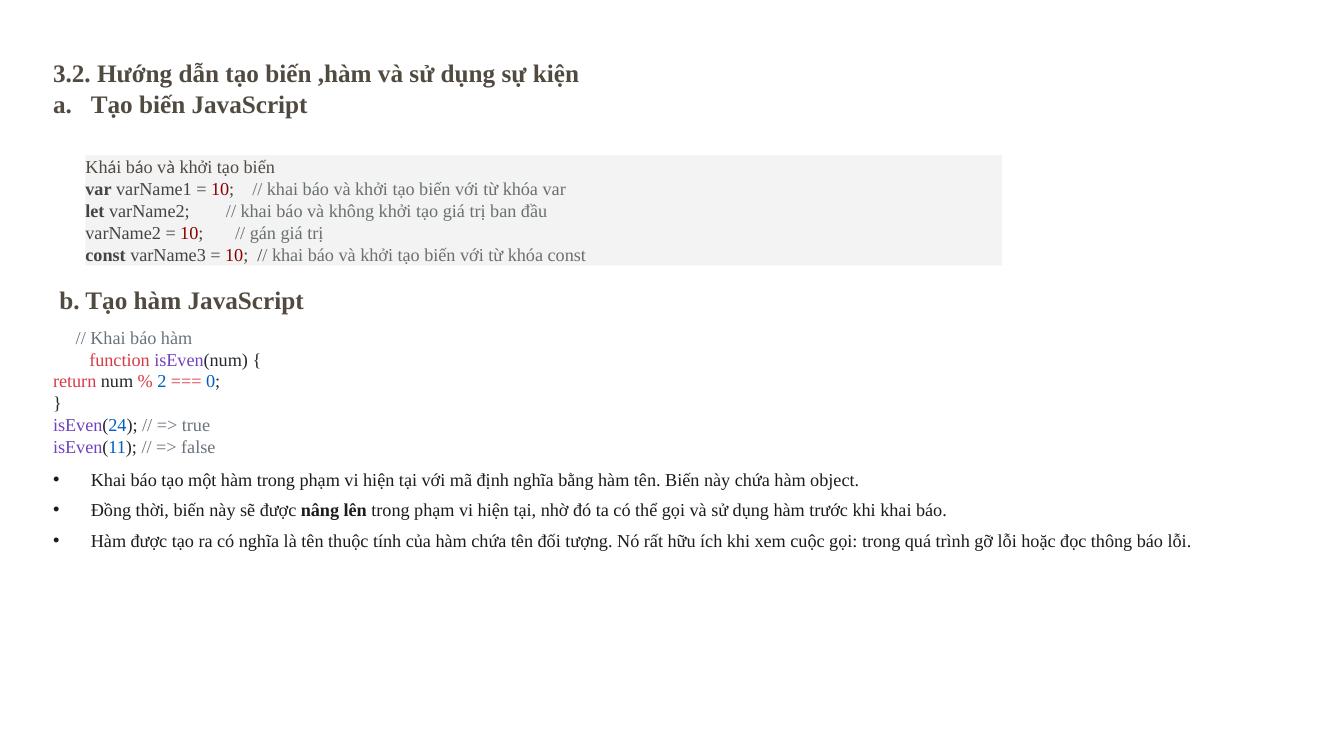
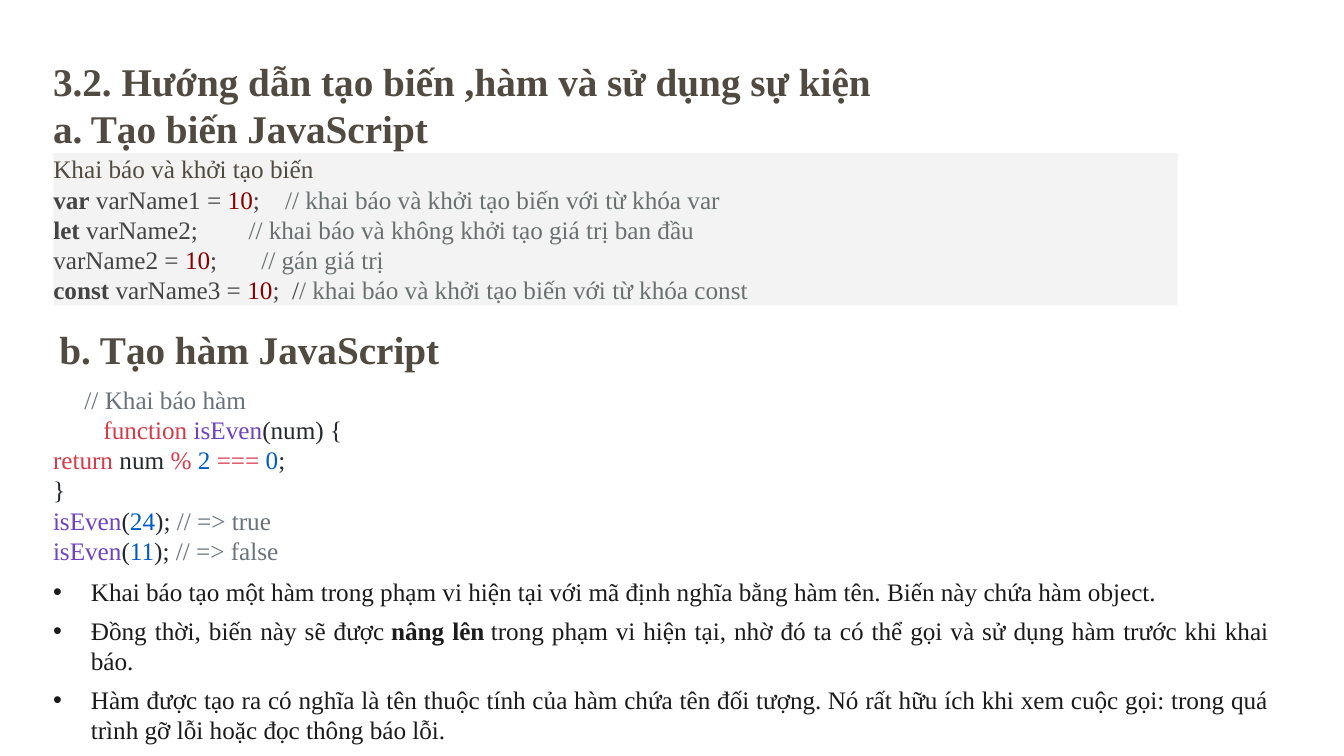
Before and after one commit to HaHung2/webnhom7, a slide deck: slide 9 of NHÓM-7-CÔNG-NGHỆ-WEB.pptx. Drawn at 1344x756 pixels with LibreOffice and Linux fonts; fonts in the diff are those of the drawing; background and template pictures are left out. Boxes give left, top, right and bottom in pixels: in the first picture for what was removed or moved away, otherwise in the second. Text is boxed around its words. In the diff, an @@ line names an element or a change of style, - is before the commit and + after.

```diff
--- a/NHÓM-7-CÔNG-NGHỆ-WEB.pptx
+++ b/NHÓM-7-CÔNG-NGHỆ-WEB.pptx
@@ text "3.2. Hướng dẫn tạo biến ..." at bbox=[53, 66, 871, 151]: size 18 to 28 pt @@
@@ text in rectangle at bbox=[53, 159, 313, 182]: text changed; size 13 to 18 pt @@
-Khái báo và khởi tạo biến
+Khai báo và khởi tạo biến
@@ rectangle "Khai báo và khởi tạo ...": place and size @@
-rectangle "Khai báo và khởi tạo ..." at bbox=[86, 155, 1003, 265]
+rectangle "Khai báo và khởi tạo ..." at bbox=[53, 153, 1178, 306]
@@ text in rectangle at bbox=[53, 191, 747, 303]: size 13 to 18 pt in "var varName1 = 10; // khai báo ...", "let varName2; // khai báo và không ...", "varName2 = 10; // gán giá trị", "const varName3 = 10; // khai báo ..." @@
@@ text "b. Tạo hàm JavaScript": place and size @@
-text "b. Tạo hàm JavaScript" at bbox=[53, 291, 1192, 551]
+text "b. Tạo hàm JavaScript" at bbox=[53, 336, 1268, 745]
@@ text "b. Tạo hàm JavaScript" at bbox=[53, 336, 1268, 745]: size 18 to 28 pt in "b. Tạo hàm JavaScript"; size 13 to 18 pt @@
```
Also in this commit, not shown: 8 other slides changed, 1 other file.
